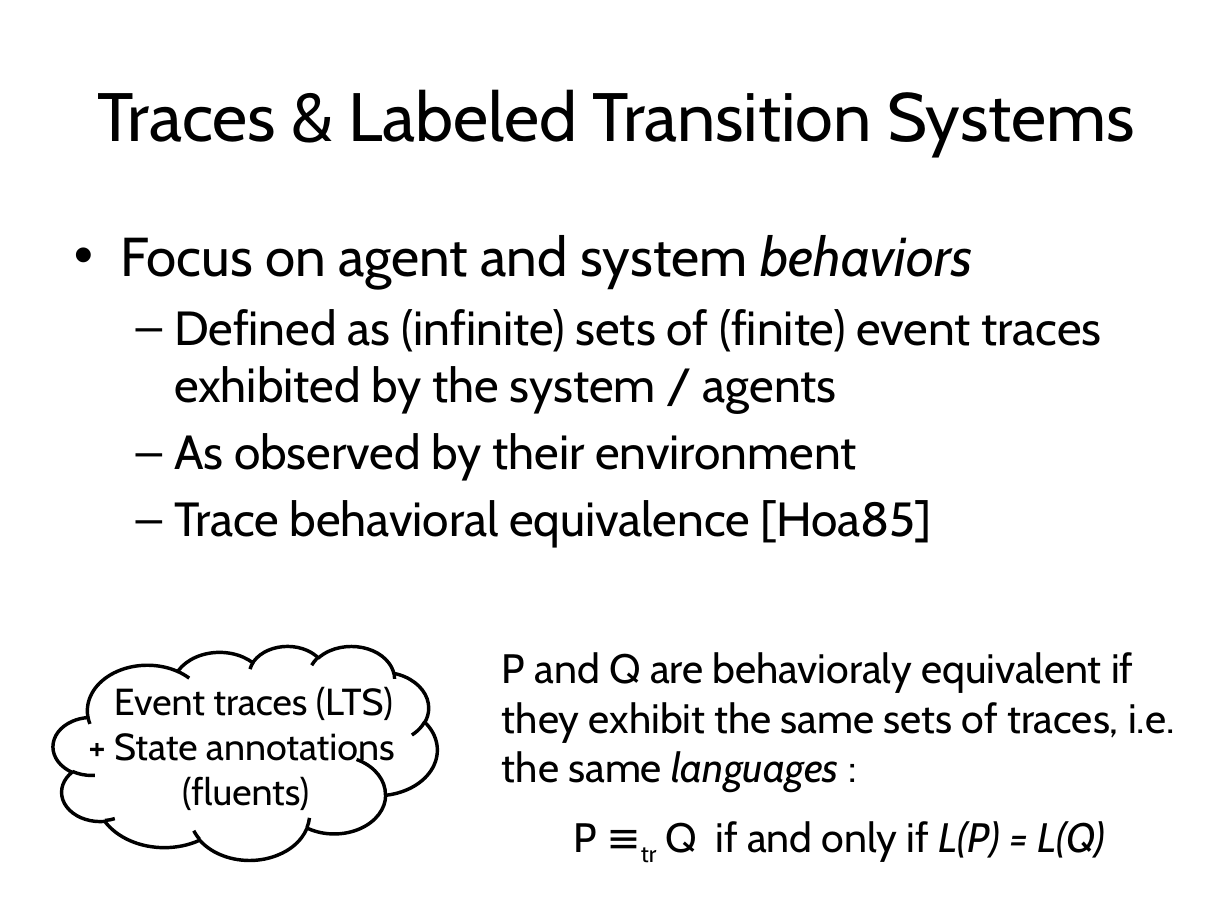
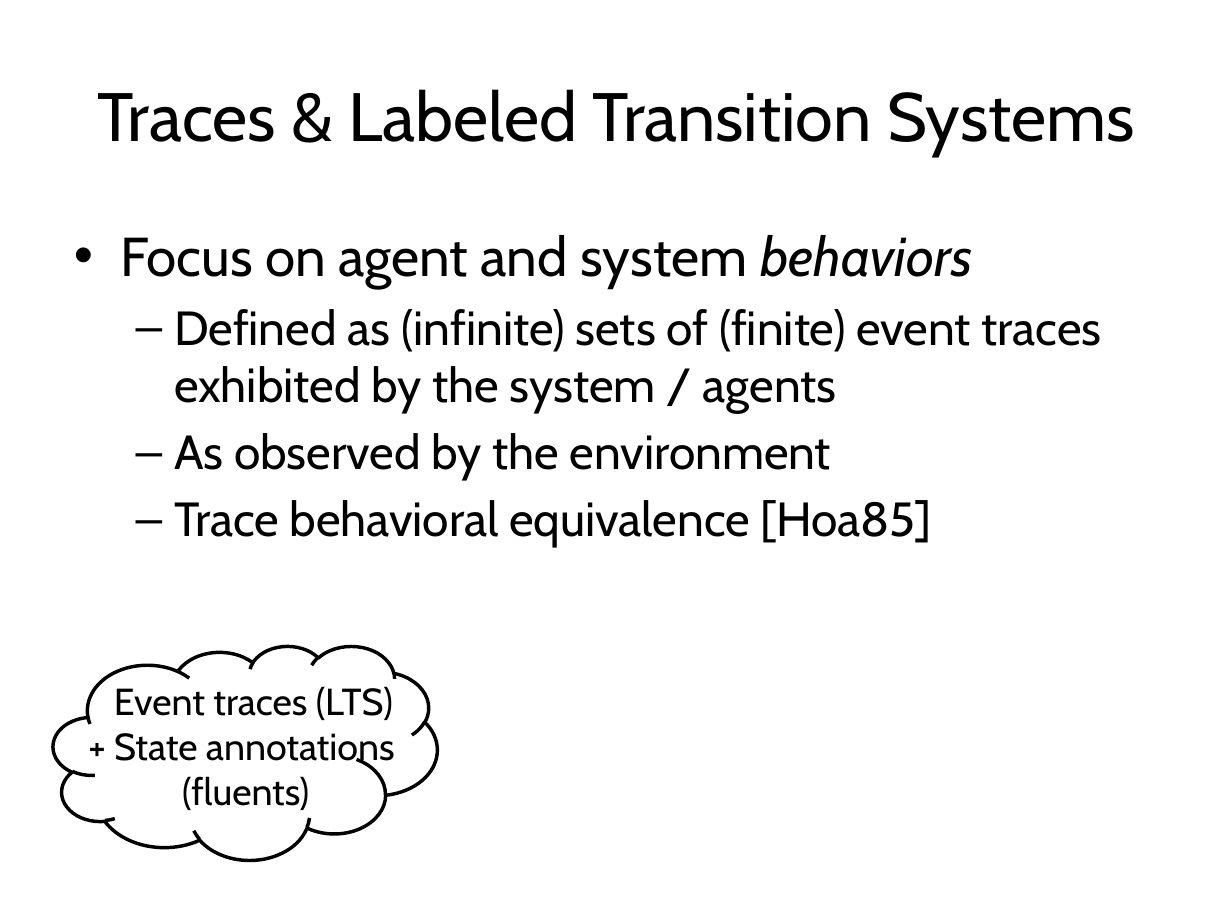
Before and after one commit to blambeau/phd, a slide deck: slide 11 of private-defense/slides.pptx. Drawn at 1232x924 pixels with LibreOffice and Linux fonts; fonts in the diff are those of the drawing. Boxes give left, top, right and bottom in pixels: in the first picture for what was removed or moved away, otherwise in the second. Text is boxed around its words. In the diff, an @@ line names an element or a change of style, - is before the commit and + after.

```diff
--- a/private-defense/slides.pptx
+++ b/private-defense/slides.pptx
@@ text at bbox=[174, 433, 831, 480]: text changed @@
-  – As observed by their environment
+  – As observed by the environment
@@ text removed at bbox=[502, 652, 1174, 863] @@
-    P and Q are behavioraly equivalent if they exhibit the same sets of traces, i.e. the same languages :
-    P ≡tr Q if and only if L(P) = L(Q)
```
Also in this commit, not shown: 12 other slides changed, 12 slides added, 6 slides removed.
